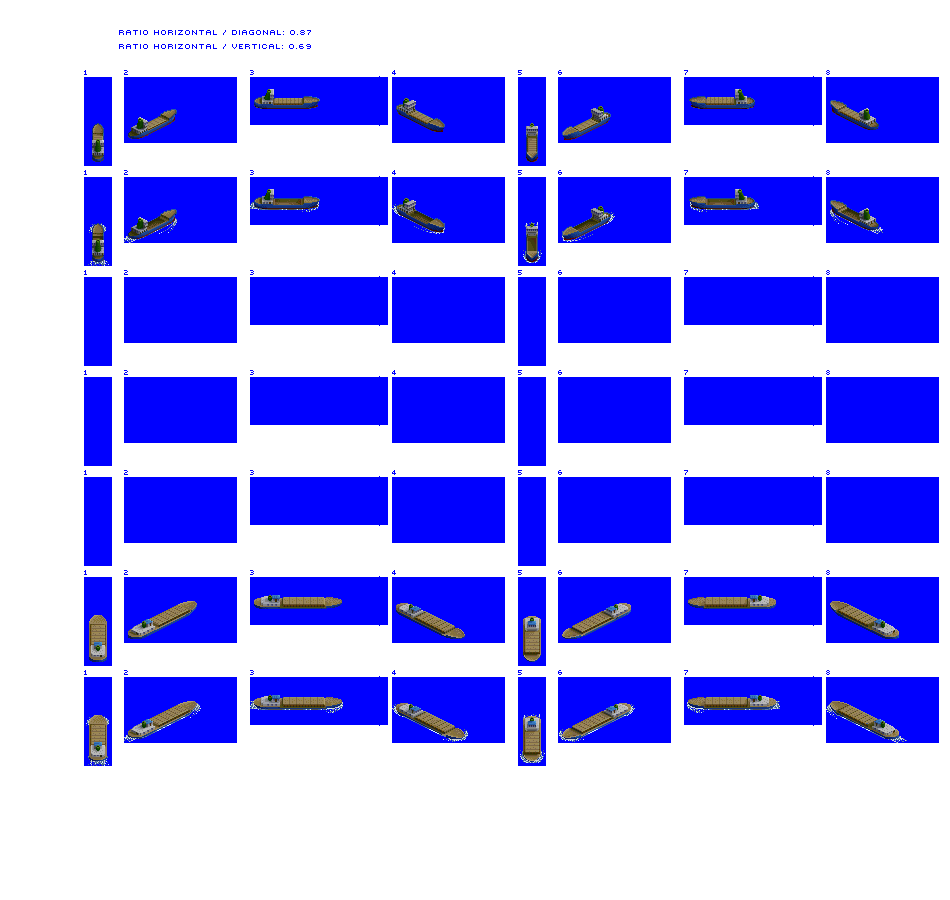
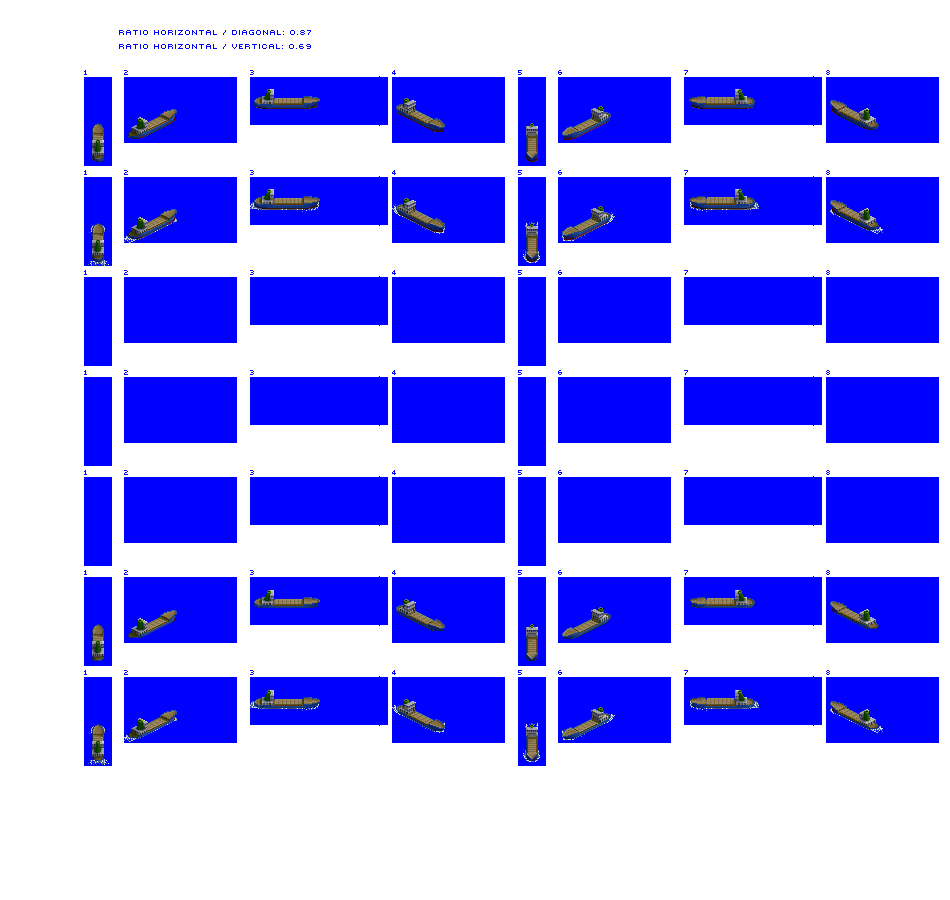
Revision of a layered w=950, h=900 image; what changed, layer by layer:
painted on "Hatch covers" over [93, 197, 860, 753]
renamed "River Boat loaded" to "Trader loaded", moved it above "ratio horizontal / diagonal: 0", painted on it over [89, 590, 899, 762]
painted on "prop / bow wash" over [86, 209, 907, 766]
